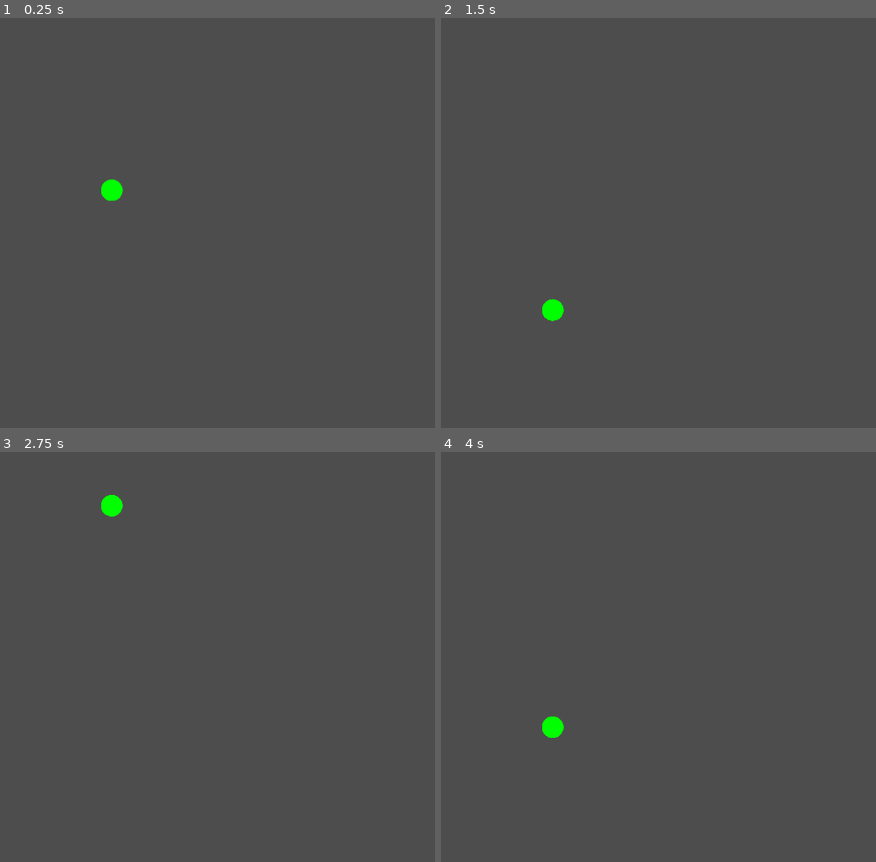
Above: before the commit, frames 1-4 (two rows, left to right).
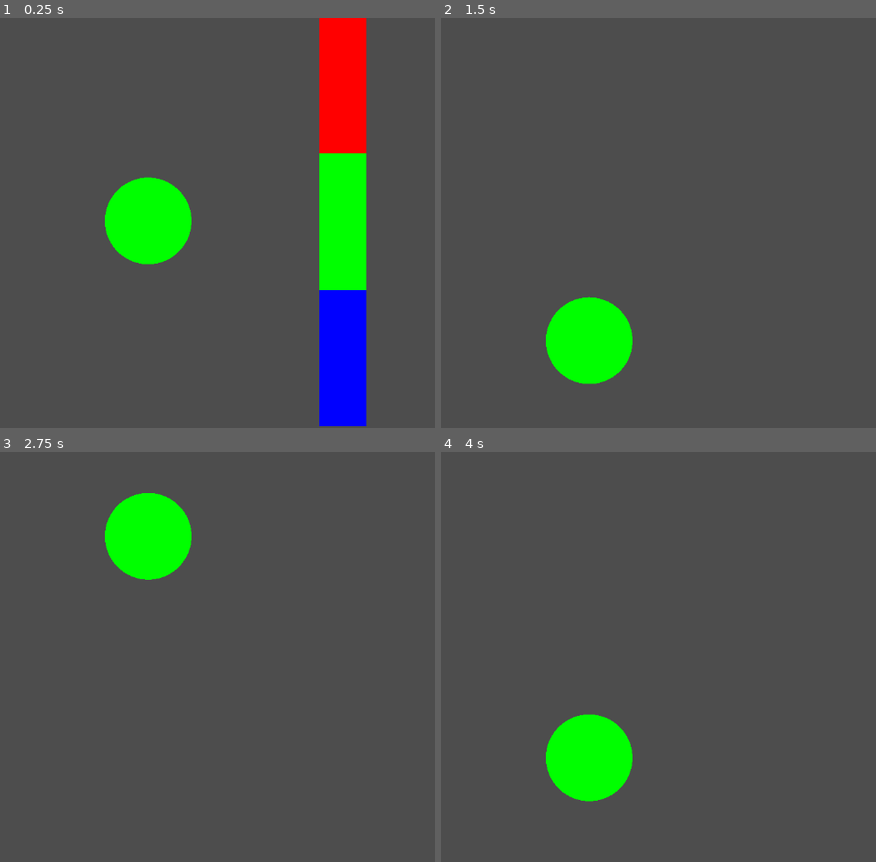
Above: after the commit, the same moments.

Repository: FantAsylum/RGBot
Game: Godot game, scene res://scenes/main_scene.tscn
Same seed, same stepped clock (60 frames per second), same inputs: the game is played once before the commit and once after it.
Inputs:
- Up to frame 1 (0.25 s): no input
- Up to frame 2 (1.5 s): hold W (move_up) 0.53-1.28 s; hold S (move_down) from 1.28 s (still down)
- Up to frame 3 (2.75 s): release S (move_down) at 2.03 s; hold W (move_up) from 2.03 s (still down)
- Up to frame 4 (4 s): release W (move_up) at 3.53 s; hold S (move_down) from 3.53 s (still down)

The runs differ from the first frame. In frame 1, 14% of the frame differs, in the area x 23-85%, y 0-100%; in frame 2, 3.5%; in frame 3, 3.5%; in frame 4, 3.5%.

Commit message:
Add barrier and horizontal movement

Diff:
--- a/actors/Bot.gd
+++ b/actors/Bot.gd
@@ -1,12 +1,14 @@
 extends CharacterBody2D
+class_name Bot
 
-const VELOCITY_MODIFIER = 10.
+const VELOCITY_X = 500.
+const VELOCITY_Y_MODIFIER = 10.
 
 @onready var sprite: Sprite2D = $Sprite
 var top_height: float
 var middle_height: float
 var bottom_height: float
-var base_velocity: float
+var base_y_velocity: float
 
 var rng = RandomNumberGenerator.new()
 
@@ -15,18 +17,19 @@
 
 	var screen_size = DisplayServer.window_get_size()
 	middle_height  = screen_size.y / 2.
-	base_velocity  = middle_height / 2.
-	top_height     = middle_height - base_velocity
-	bottom_height  = middle_height + base_velocity
+	base_y_velocity  = middle_height / 2.
+	top_height     = middle_height - base_y_velocity
+	bottom_height  = middle_height + base_y_velocity
 
 
 func _process(delta):
+	velocity.x = VELOCITY_X;
 	velocity.y = 0
 	if (Input.is_action_pressed("move_up")):
-		velocity.y -= base_velocity * VELOCITY_MODIFIER
+		velocity.y -= base_y_velocity * VELOCITY_Y_MODIFIER
 
 	if (Input.is_action_pressed("move_down")):
-		velocity.y += base_velocity * VELOCITY_MODIFIER
+		velocity.y += base_y_velocity * VELOCITY_Y_MODIFIER
 
 	# TODO: make it smoother
 	if (velocity.y < 0 and global_position.y <= top_height):
@@ -36,10 +39,10 @@
 
 	if  (velocity.y == 0):
 		var diff = middle_height - global_position.y
-		if (diff > base_velocity / 5.):
-			velocity.y = sign(diff) * base_velocity * VELOCITY_MODIFIER
+		if (diff > base_y_velocity / 5.):
+			velocity.y = sign(diff) * base_y_velocity * VELOCITY_Y_MODIFIER
 		else:
-			velocity.y = diff * VELOCITY_MODIFIER
+			velocity.y = diff * VELOCITY_Y_MODIFIER
 
 	move_and_slide()
 
--- /dev/null
+++ b/actors/bot.tscn
@@ -0,0 +1,25 @@
+[gd_scene load_steps=6 format=3 uid="uid://dqo08wa0k48qn"]
+
+[ext_resource type="Script" path="res://actors/Bot.gd" id="1_ass0f"]
+[ext_resource type="Shader" path="res://shaders/bot.gdshader" id="2_p25dw"]
+
+[sub_resource type="ShaderMaterial" id="ShaderMaterial_b0l0w"]
+shader = ExtResource("2_p25dw")
+shader_parameter/bot_color = null
+
+[sub_resource type="PlaceholderTexture2D" id="PlaceholderTexture2D_ojimt"]
+
+[sub_resource type="RectangleShape2D" id="RectangleShape2D_5fgel"]
+size = Vector2(138, 138)
+
+[node name="Bot" type="CharacterBody2D"]
+position = Vector2(228, 320)
+script = ExtResource("1_ass0f")
+
+[node name="Sprite" type="Sprite2D" parent="."]
+material = SubResource("ShaderMaterial_b0l0w")
+scale = Vector2(137, 137)
+texture = SubResource("PlaceholderTexture2D_ojimt")
+
+[node name="CollisionShape2D" type="CollisionShape2D" parent="."]
+shape = SubResource("RectangleShape2D_5fgel")
--- /dev/null
+++ b/scenes/MainScene.gd
@@ -0,0 +1,12 @@
+extends Node2D
+
+@onready var bot: Bot = $Bot
+@onready var camera: Camera2D = $Camera
+
+var distance_between_bot_and_camera: float
+
+func _ready():
+	distance_between_bot_and_camera = camera.position.x - bot.position.x
+
+func _process(delta):
+	camera.position.x = bot.position.x + distance_between_bot_and_camera
--- a/scenes/main_scene.tscn
+++ b/scenes/main_scene.tscn
@@ -1,27 +1,29 @@
 [gd_scene load_steps=6 format=3 uid="uid://d1qcso7m0pbh3"]
 
-[ext_resource type="Shader" path="res://shaders/bot.gdshader" id="1_xdc5c"]
-[ext_resource type="Script" path="res://actors/Bot.gd" id="2_0cnx2"]
+[ext_resource type="Script" path="res://scenes/MainScene.gd" id="1_4k1v8"]
+[ext_resource type="PackedScene" uid="uid://dqo08wa0k48qn" path="res://actors/bot.tscn" id="1_wg751"]
+[ext_resource type="Shader" path="res://shaders/barrier.gdshader" id="2_ftak2"]
 
-[sub_resource type="ShaderMaterial" id="ShaderMaterial_b0l0w"]
-shader = ExtResource("1_xdc5c")
-shader_parameter/bot_color = null
+[sub_resource type="ShaderMaterial" id="ShaderMaterial_t6vra"]
+shader = ExtResource("2_ftak2")
+shader_parameter/firstColor = Color(1, 0, 0, 1)
+shader_parameter/secondColor = Color(0, 1, 0, 1)
+shader_parameter/thirdColor = Color(0, 0, 1, 1)
 
-[sub_resource type="CanvasTexture" id="CanvasTexture_lc01u"]
-
-[sub_resource type="RectangleShape2D" id="RectangleShape2D_5fgel"]
-size = Vector2(138, 138)
+[sub_resource type="PlaceholderTexture2D" id="PlaceholderTexture2D_1mvba"]
 
 [node name="MainScene" type="Node2D"]
+script = ExtResource("1_4k1v8")
 
-[node name="Bot" type="CharacterBody2D" parent="."]
-position = Vector2(228, 320)
-script = ExtResource("2_0cnx2")
+[node name="Bot" parent="." instance=ExtResource("1_wg751")]
 
-[node name="Sprite" type="Sprite2D" parent="Bot"]
-material = SubResource("ShaderMaterial_b0l0w")
-scale = Vector2(137, 137)
-texture = SubResource("CanvasTexture_lc01u")
+[node name="Barrier" type="Node2D" parent="."]
 
-[node name="CollisionShape2D" type="CollisionShape2D" parent="Bot"]
-shape = SubResource("RectangleShape2D_5fgel")
+[node name="Sprite2D" type="Sprite2D" parent="Barrier"]
+material = SubResource("ShaderMaterial_t6vra")
+position = Vector2(661, 325)
+scale = Vector2(74.037, 647)
+texture = SubResource("PlaceholderTexture2D_1mvba")
+
+[node name="Camera" type="Camera2D" parent="."]
+position = Vector2(578, 327)
--- /dev/null
+++ b/shaders/barrier.gdshader
@@ -0,0 +1,18 @@
+shader_type canvas_item;
+
+uniform vec4 firstColor: source_color;
+uniform vec4 secondColor: source_color;
+uniform vec4 thirdColor: source_color;
+
+void fragment() {
+	vec2 uv = UV;
+	float ymax = .25;
+	float ymin = 0.;
+
+	if (uv.y < (ymax - ymin) / 3.)
+		COLOR = firstColor;
+	else if (uv.y < (ymax - ymin) / 3. * 2.)
+		COLOR = secondColor;
+	else
+		COLOR = thirdColor;
+}
